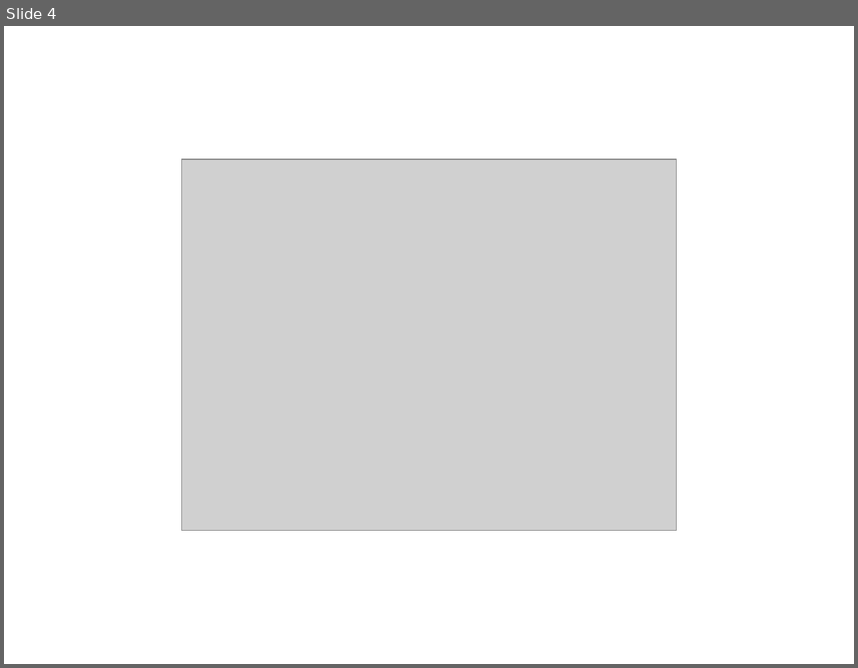
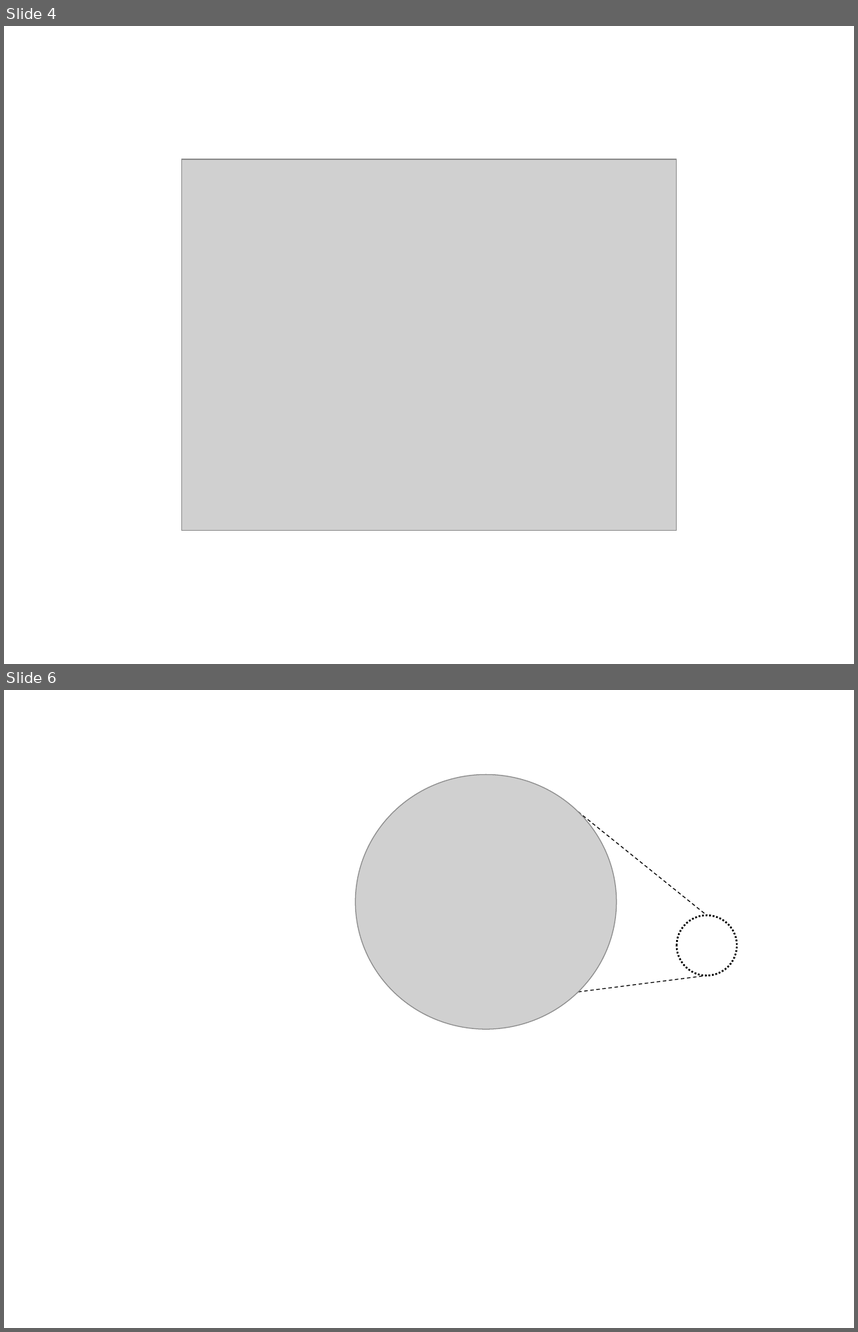
Before and after one commit to answeredbyablemind/answeredbyablemind.github.io, a slide deck: pics/2021-04-29-Euler_method/pics.pptx. Shown one above the other, each under a label of ours: slide 4 before the commit, slides 4 and 6 after it; the slides between them are not shown. The pictures are 858x668 and 858x1332 pixels, drawn with LibreOffice and Linux fonts; fonts in the diff are those of the drawing; grey boxes stand for pictures; background and template pictures are left out. Boxes give left, top, right and bottom in pixels: in the first picture for what was removed or moved away, otherwise in the second. Text is boxed around its words. In the diff, an @@ line names an element or a change of style, - is before the commit and + after.

```diff
--- a/pics/2021-04-29-Euler_method/pics.pptx
+++ b/pics/2021-04-29-Euler_method/pics.pptx
@@ slide 6 added at bbox=[4, 690, 854, 1328], background picture (left out) @@
@@ picture added at bbox=[355, 774, 616, 1028] @@
@@ line added from (579, 811) to (707, 915), #000000 0.75 pt dashed @@
@@ ellipse added at bbox=[677, 915, 737, 976], outline #000000 1.5 pt dashed @@
@@ line added from (579, 992) to (707, 976), #000000 0.75 pt dashed @@
```
Also in this commit, not shown: 1 other slide added, 4 other files.
